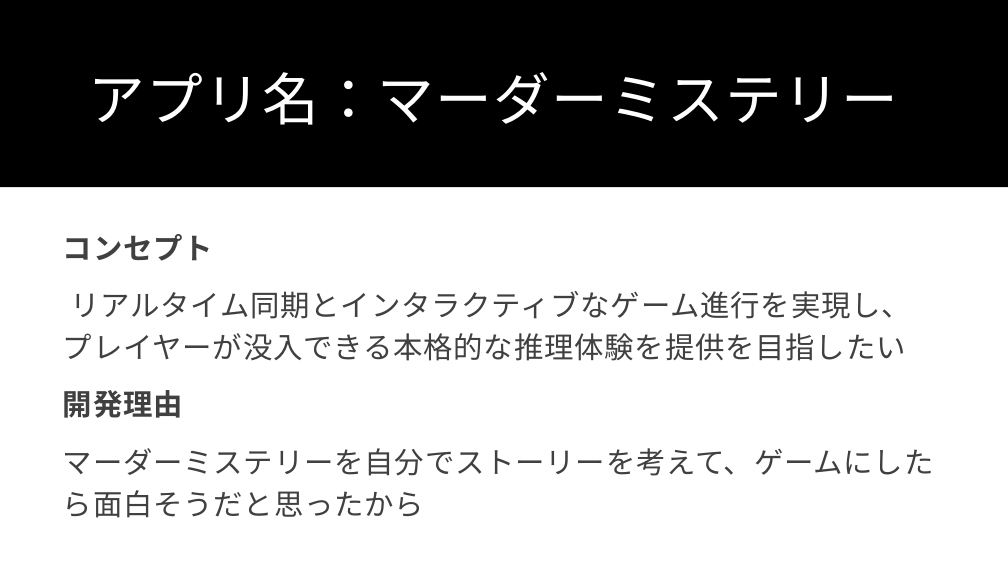
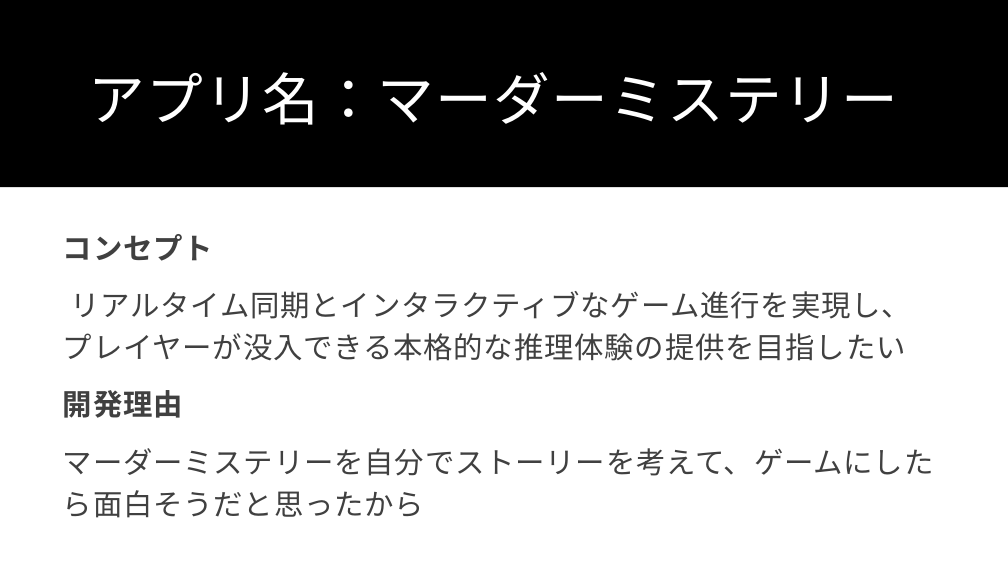
Before and after one commit to Wtnbtkm/flutter_application_1, a slide deck: slide 3 of プレゼン用.pptx. Drawn at 1008x567 pixels with LibreOffice and Linux fonts; fonts in the diff are those of the drawing. Boxes give left, top, right and bottom in pixels: in the first picture for what was removed or moved away, otherwise in the second. Text is boxed around its words. In the diff, an @@ line names an element or a change of style, - is before the commit and + after.

```diff
--- a/プレゼン用.pptx
+++ b/プレゼン用.pptx
@@ text at box(63, 291, 911, 361): text changed @@
-リアルタイム同期とインタラクティブなゲーム進行を実現し、プレイヤーが没入できる本格的な推理体験を提供を目指したい
+リアルタイム同期とインタラクティブなゲーム進行を実現し、プレイヤーが没入できる本格的な推理体験の提供を目指したい
```
Also in this commit, not shown: 3 other slides changed.
